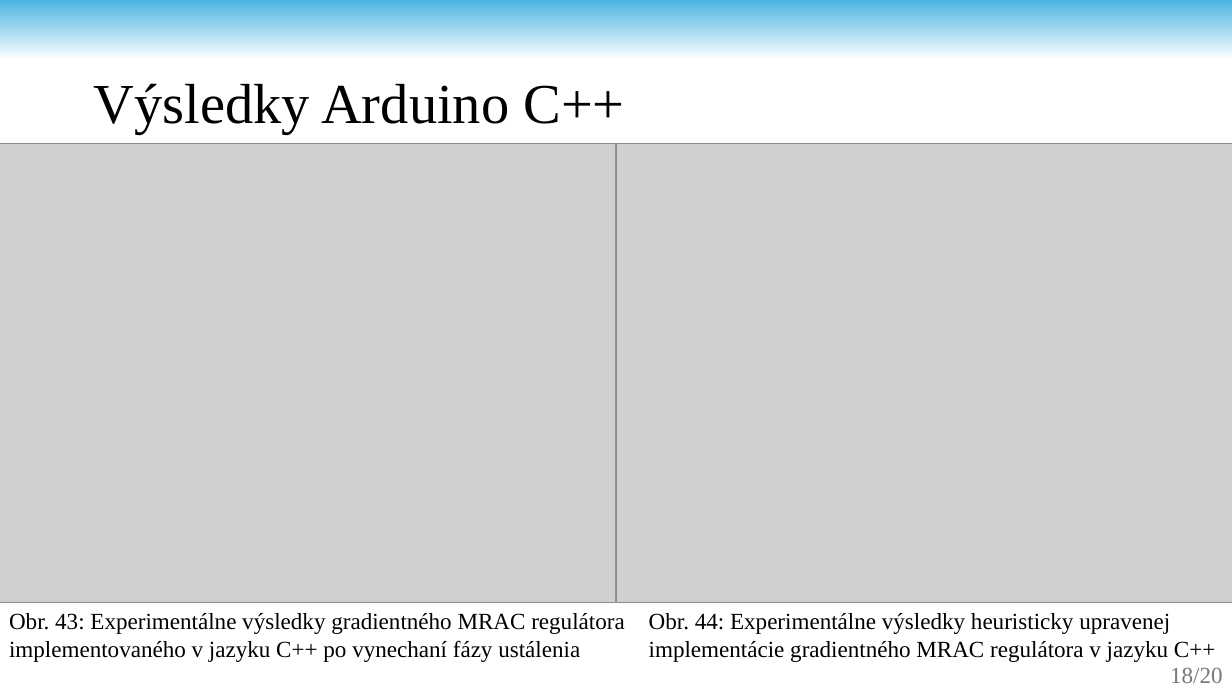
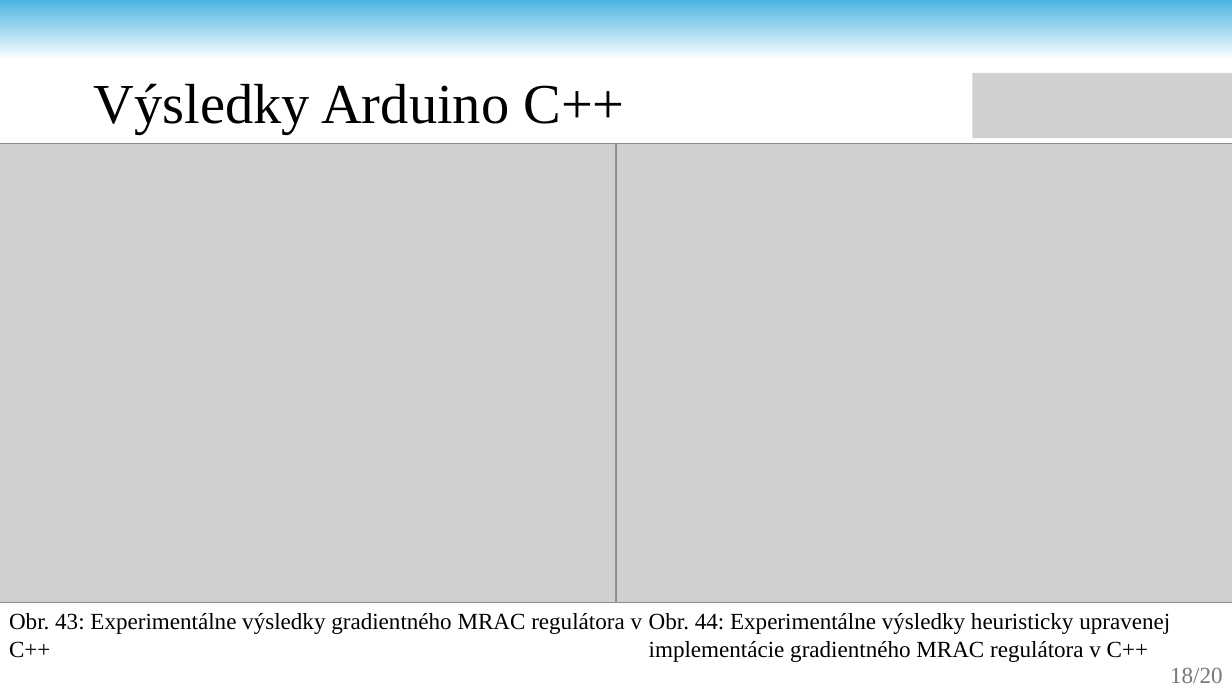
Before and after one commit to andrii-stoliar/DP-Stoliar, a slide deck: slide 18 of Prez/Prez.pptx. Drawn at 1232x693 pixels with LibreOffice and Linux fonts; fonts in the diff are those of the drawing; grey boxes stand for pictures; background and template pictures are left out. Boxes give left, top, right and bottom in pixels: in the first picture for what was removed or moved away, otherwise in the second. Text is boxed around its words. In the diff, an @@ line names an element or a change of style, - is before the commit and + after.

```diff
--- a/Prez/Prez.pptx
+++ b/Prez/Prez.pptx
@@ picture added at [972, 73, 1232, 139] @@
@@ text at [9, 613, 643, 658]: text changed @@
-Obr. 43: Experimentálne výsledky gradientného MRAC regulátora implementovaného v jazyku C++ po vynechaní fázy ustálenia
+Obr. 43: Experimentálne výsledky gradientného MRAC regulátora v C++
@@ text at [649, 613, 1170, 662]: text changed @@
-Obr. 44: Experimentálne výsledky heuristicky upravenej implementácie gradientného MRAC regulátora v jazyku C++
+Obr. 44: Experimentálne výsledky heuristicky upravenej implementácie gradientného MRAC regulátora v C++
```
Also in this commit, not shown: 1 other slide changed, 1 slide added.
